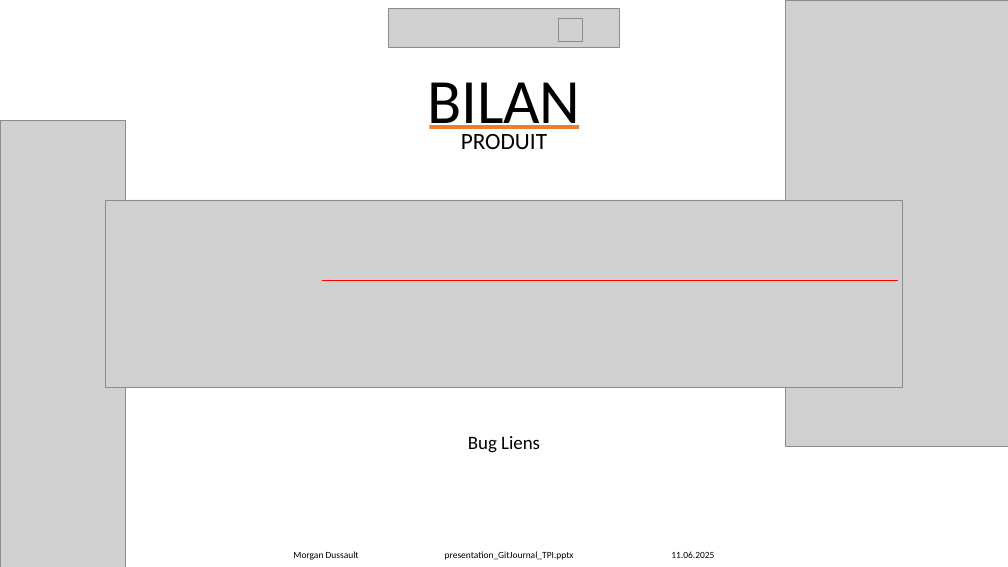
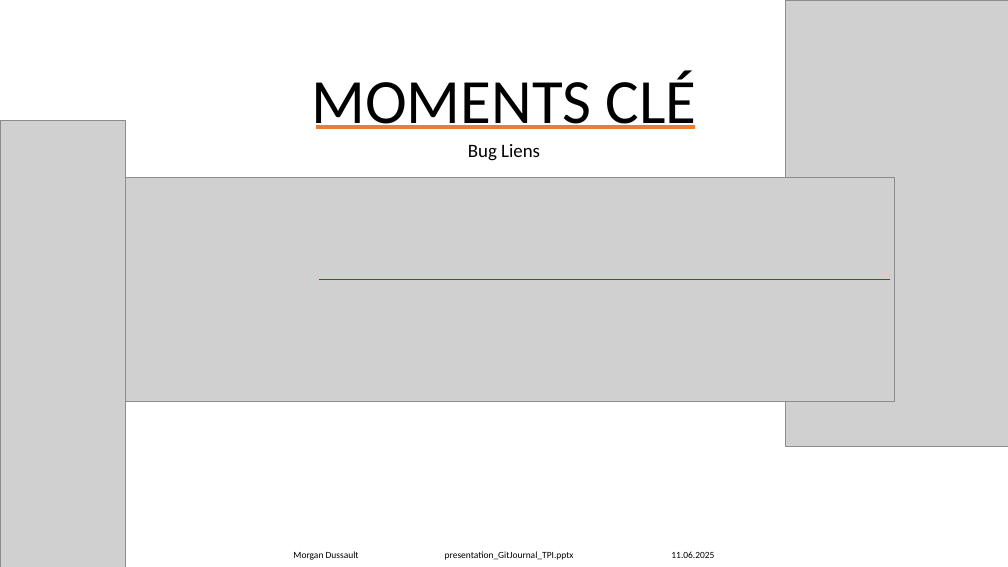
Before and after one commit to Morgan-DD/GitJournal, a slide deck: slide 35 of presentation/presentation_GitJournal_TPI.pptx (slide 31 before the commit). Drawn at 1008x567 pixels with LibreOffice and Linux fonts; fonts in the diff are those of the drawing; grey boxes stand for pictures. Boxes give left, top, right and bottom in pixels: in the first picture for what was removed or moved away, otherwise in the second. Text is boxed around its words. In the diff, an @@ line names an element or a change of style, - is before the commit and + after.

```diff
--- a/presentation/presentation_GitJournal_TPI.pptx
+++ b/presentation/presentation_GitJournal_TPI.pptx
@@ picture removed at box(389, 9, 619, 48) @@
@@ picture removed at box(559, 18, 582, 42) @@
@@ text at box(311, 70, 697, 129): text changed @@
-BILAN
+MOMENTS CLÉ
@@ text "Bug Liens": place and size @@
-text "Bug Liens" at box(468, 436, 540, 453)
+text "Bug Liens" at box(468, 144, 540, 161)
@@ rectangle: place and size @@
-rectangle at box(430, 126, 579, 129)
+rectangle at box(316, 126, 695, 129)
@@ subtitle removed at box(461, 134, 547, 149) @@
-PRODUIT
@@ picture: place and size @@
-picture at box(106, 200, 903, 388)
+picture at box(113, 178, 895, 402)
@@ line moved from (322, 280) - (898, 280) to (318, 280) - (890, 280) @@
```
Also in this commit, not shown: 7 other slides changed, 6 slides added, 2 other files.
